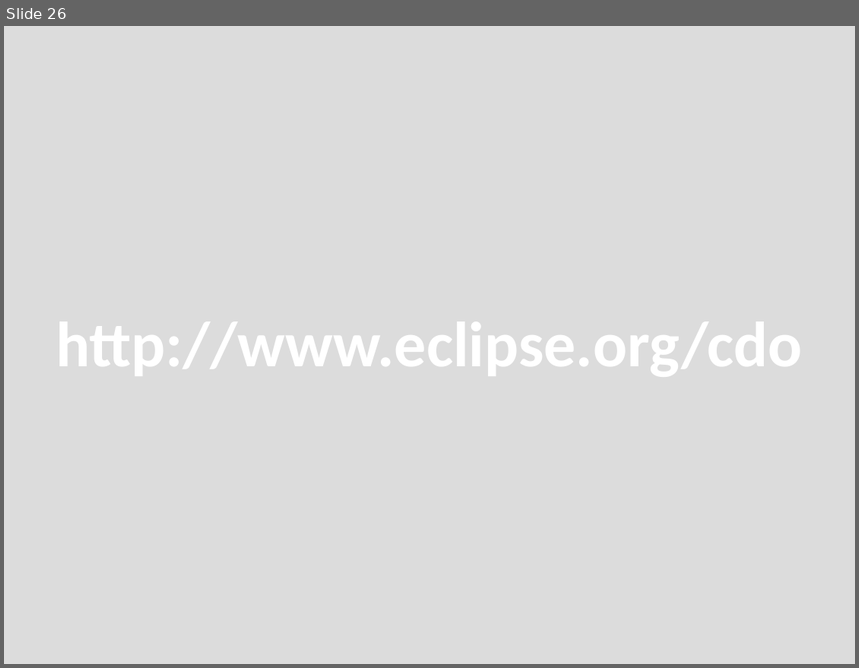
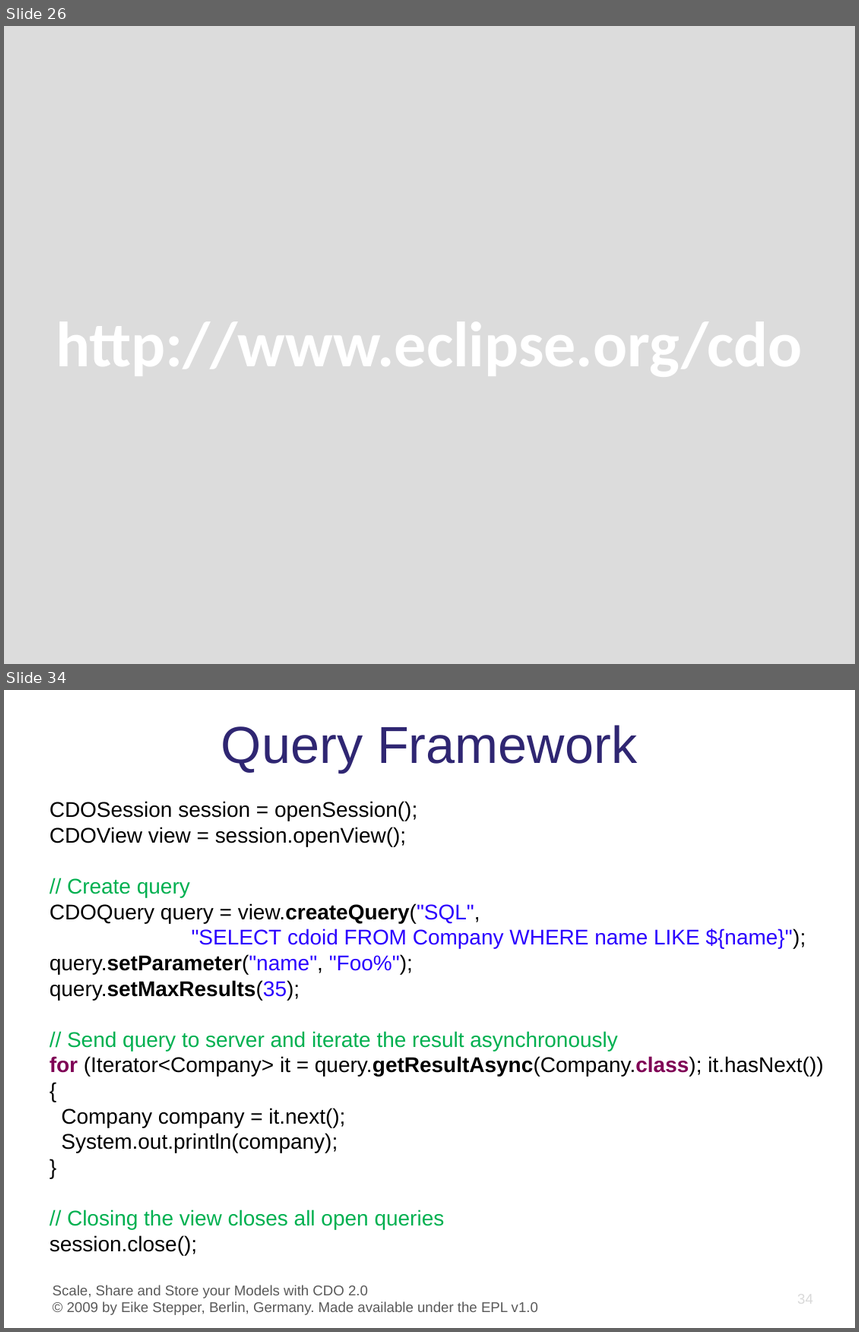
Before and after one commit to eclipse-cdo/cdo.www, a slide deck: documentation/presentations/EclipseCon_2009/CDO_EclipseCon_2009.pptx. Shown one above the other, each under a label of ours: slide 26 before the commit, slides 26 and 34 after it; the slides between them are not shown. The pictures are 859x668 and 859x1332 pixels, drawn with LibreOffice and Linux fonts; fonts in the diff are those of the drawing; background and template pictures are left out. Boxes give left, top, right and bottom in pixels: in the first picture for what was removed or moved away, otherwise in the second. Text is boxed around its words. In the diff, an @@ line names an element or a change of style, - is before the commit and + after.

```diff
--- a/documentation/presentations/EclipseCon_2009/CDO_EclipseCon_2009.pptx
+++ b/documentation/presentations/EclipseCon_2009/CDO_EclipseCon_2009.pptx
@@ slide 34 added at [4, 690, 855, 1328], background #FFFFFF @@
@@ title added at [221, 725, 637, 773], 44 pt, text #2F2672 @@
+Query Framework
@@ text added at [50, 801, 823, 1255], 18 pt, text #000000 @@
+CDOSession session = openSession();
+CDOView view = session.openView();
+// Create query
+CDOQuery query = view.createQuery("SQL",
+"SELECT cdoid FROM Company WHERE name LIKE ${name}");
+query.setParameter("name", "Foo%");
+query.setMaxResults(35);
+// Send query to server and iterate the result asynchronously
+for (Iterator<Company> it = query.getResultAsync(Company.class); it.hasNext())
+{
+Company company = it.next();
+System.out.println(company);
+}
+// Closing the view closes all open queries
+session.close();
@@ text added at [53, 1285, 538, 1315], 12 pt, text #595959 @@
+Scale, Share and Store your Models with CDO 2.0
+© 2009 by Eike Stepper, Berlin, Germany. Made available under the EPL v1.0
@@ page number added at [797, 1291, 813, 1307], 12 pt, text #D9D9D9 @@
+34
```
Also in this commit, not shown: 9 slides changed, 7 other slides added.
